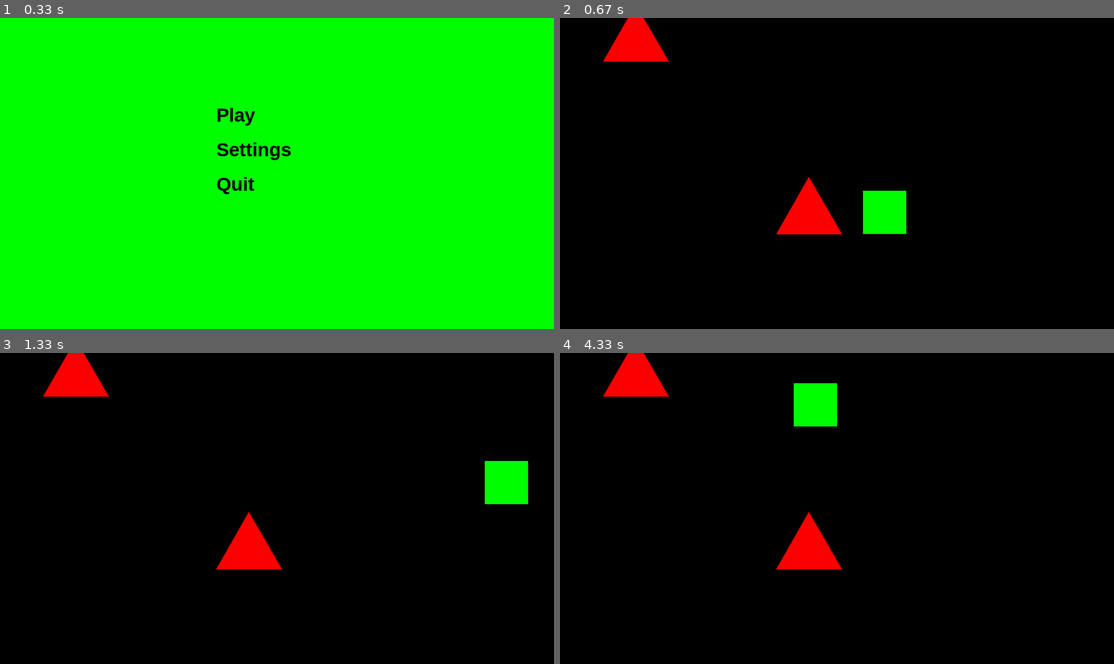
Above: before the commit, frames 1-4 (two rows, left to right).
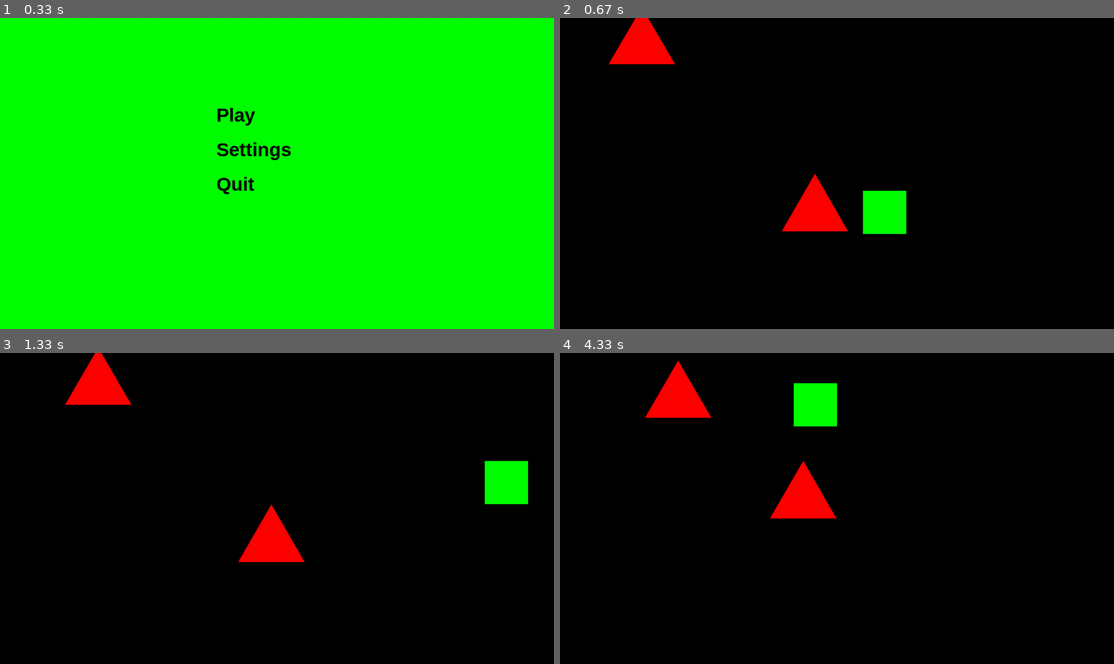
Above: after the commit, the same moments.

Repository: surfaceofbacon/pygame_rpg
Game: pygame game, started from main.py
Two runs of this game, one before a commit and one after it. Both use one fixed random seed, a clock stepped at 60 frames per second and the inputs below.
Inputs:
- Up to frame 1 (0.33 s): no input
- Up to frame 2 (0.67 s): click "Play" at 0.38 s
- Up to frame 3 (1.33 s): hold D 0.67-1.13 s; hold W from 1.17 s (still down)
- Up to frame 4 (4.33 s): release W at 1.47 s; hold A 1.5-1.97 s; hold A 2-2.53 s; hold S 2.57-2.87 s; hold A 2.9-3.3 s; hold W 3.33-3.7 s; hold D from 3.73 s (still down)

Frame 1 is identical in both runs. In frame 2, 1.0% of the frame differs, in the area x 7-53%, y 0-70%; in frame 3, 2.9%; in frame 4, 4.4%, in the area x 7-51%, y 0-70%.

Commit message:
removed projectile enemies

Diff:
--- a/play_Screen.py
+++ b/play_Screen.py
@@ -27,7 +27,4 @@
         pentagon_enemy = enemies.Pentagon([100, 100])
         enemies.enemies_list.append(pentagon_enemy)
 
-    elif levels[num] == colors.red:
-        hexagon_enemy = enemies.Hexagon([500, 500])
-        enemies.enemies_list.append(hexagon_enemy)
     boolean.generated = True
--- a/window_refresh.py
+++ b/window_refresh.py
@@ -27,7 +27,7 @@
         for enemy in enemies.enemies_list:
             enemy.draw(10)
             enemy.check_color()
-            #enemy.move_enemy(player_position, enemy.position)
+            enemy.move_enemy(player_position, enemy.position)
         for bullet in weapons.bullets:
 
             bullet.draw()
